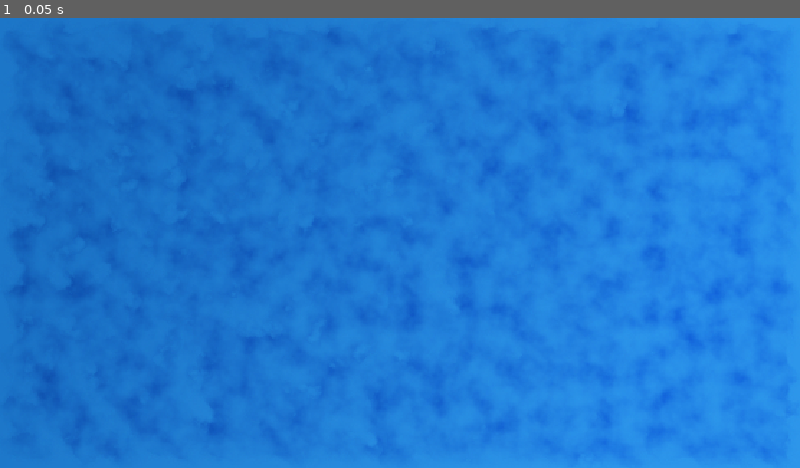
Above: before the commit, frame 1.
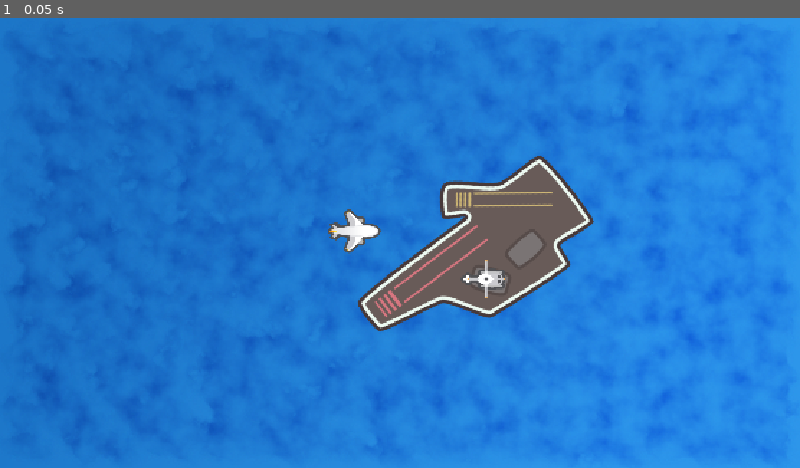
Above: after the commit, the same moment.

Repository: MohebYarahmadi/Godot_JumpStart_Projects
Game: Godot game, scene res://scenes/ocean/Ocean.tscn
The game is run twice, just before and just after one commit, with the same random seed, the same clock (stepped at 60 frames per second) and the same inputs.
Inputs:
- Up to frame 1 (0.05 s): no input

The runs differ from the first frame. In frame 1, 6.2% of the frame differs, in the area x 41-75%, y 30-70%.

Commit message:
Foundation 08 done

Diff:
--- a/scenes/ocean/Ocean.tscn
+++ b/scenes/ocean/Ocean.tscn
@@ -5,23 +5,28 @@
 [ext_resource type="Texture2D" uid="uid://bhyh7ilv88ppi" path="res://assets/Carrier.png" id="3_2ucyk"]
 [ext_resource type="Texture2D" uid="uid://1c2vpfh31x0r" path="res://assets/Water.png" id="4_y20wh"]
 
-[node name="ocean" type="Node"]
+[node name="ocean" type="Node2D"]
+y_sort_enabled = true
+
+[node name="water" type="Sprite2D" parent="."]
+texture = ExtResource("4_y20wh")
+centered = false
+metadata/_edit_lock_ = true
 
 [node name="plane" type="Sprite2D" parent="."]
-position = Vector2(625, 265)
+z_index = 1
+position = Vector2(510, 307)
 scale = Vector2(0.5, 0.5)
 texture = ExtResource("1_npita")
 
 [node name="helicopter" type="Sprite2D" parent="."]
-position = Vector2(656, 466)
+z_index = 1
+position = Vector2(696, 376)
 scale = Vector2(0.5, 0.5)
 texture = ExtResource("2_i4j2t")
 
 [node name="carrier" type="Sprite2D" parent="."]
 position = Vector2(677.99994, 333.00006)
 rotation = -0.36651915
+scale = Vector2(0.99999994, 0.99999994)
 texture = ExtResource("3_2ucyk")
-
-[node name="water" type="Sprite2D" parent="."]
-texture = ExtResource("4_y20wh")
-centered = false
